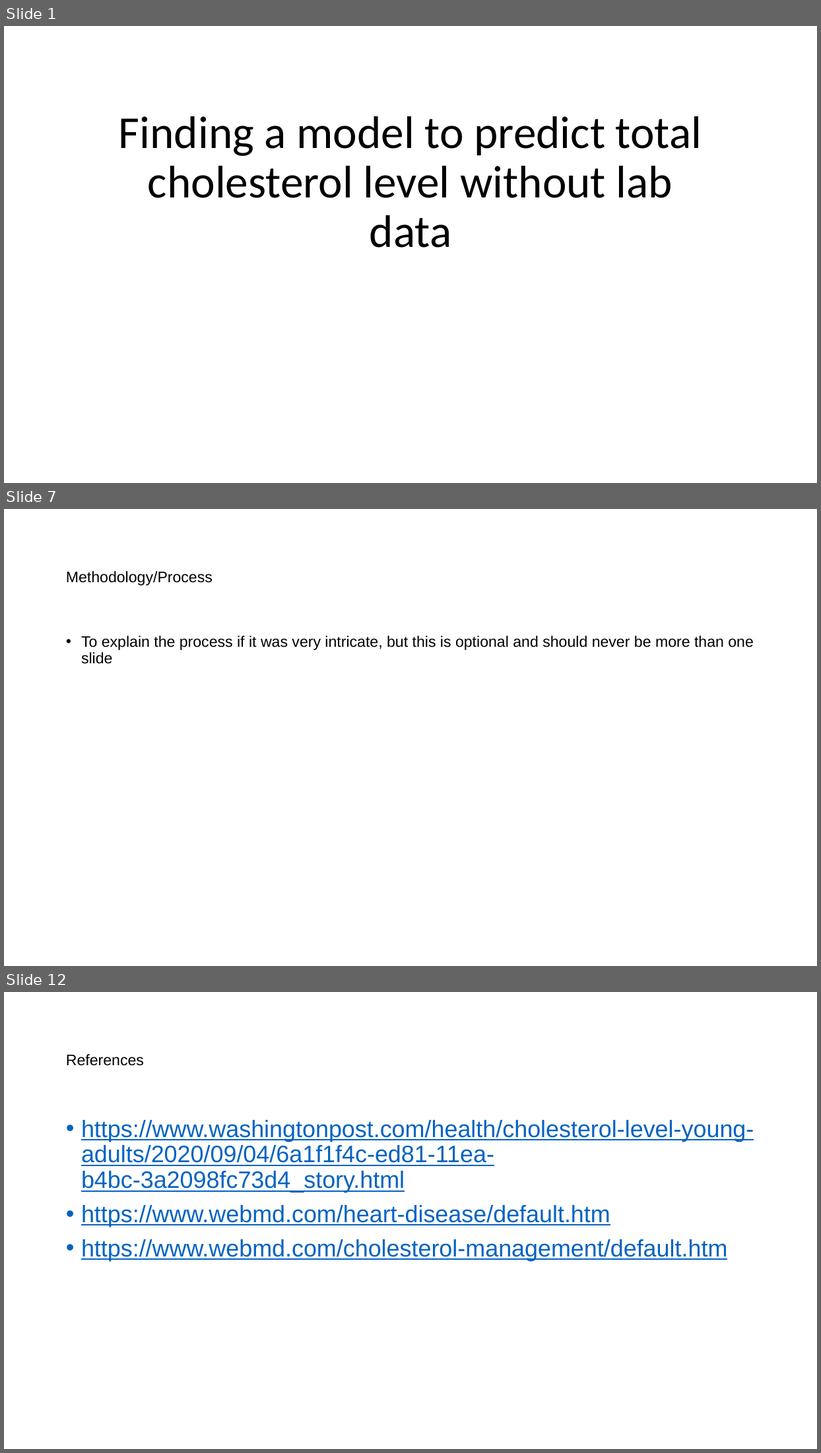
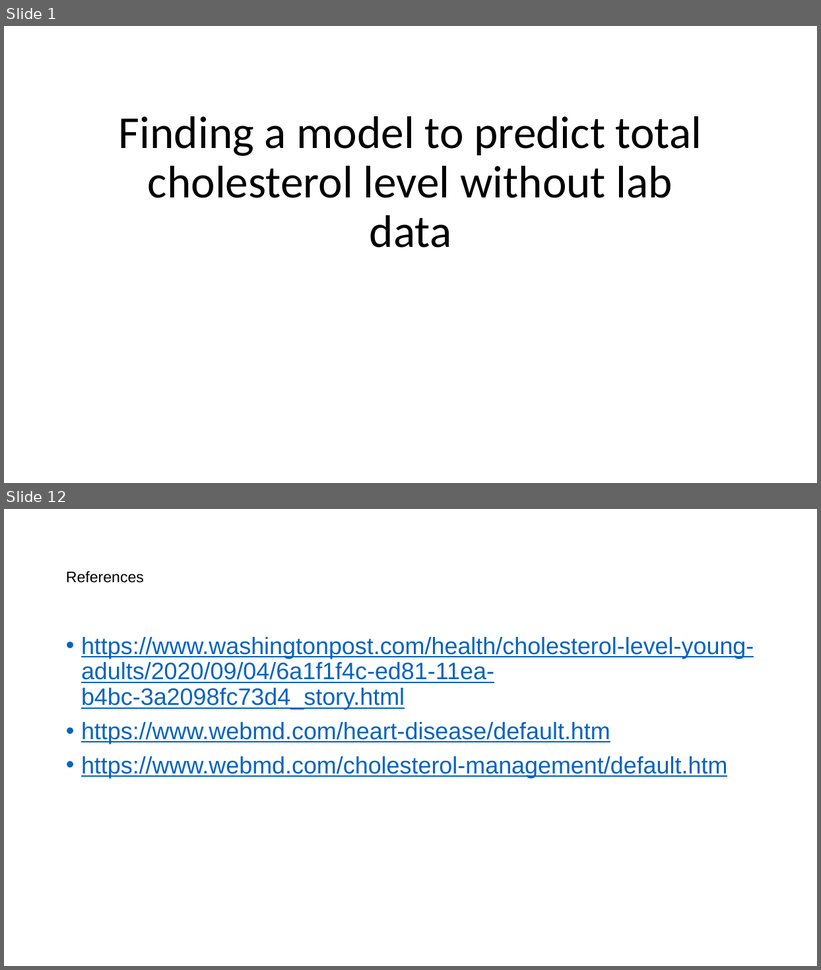
Before and after one commit to mathisme/ThinkfulDSFinalCapstone, a slide deck: Presentation.pptx. Shown one above the other, each under a label of ours: slides 1, 7 and 12 before the commit, slides 1 and 12 after it; the slides between them are not shown. The pictures are 821x1453 and 821x970 pixels, drawn with LibreOffice and Linux fonts; fonts in the diff are those of the drawing. Boxes give left, top, right and bottom in pixels: in the first picture for what was removed or moved away, otherwise in the second. Text is boxed around its words. In the diff, an @@ line names an element or a change of style, - is before the commit and + after.

```diff
--- a/Presentation.pptx
+++ b/Presentation.pptx
@@ slide 7 removed at box(4, 509, 817, 966), background #FFFFFF @@
@@ title removed at box(66, 571, 213, 586) @@
-Methodology/Process
@@ text removed at box(81, 636, 754, 664) @@
-• To explain the process if it was very intricate, but this is optional and should never be more than one slide
```
Also in this commit, not shown: 8 slides changed, 5 slides added, 2 other slides removed, 1 other file.
